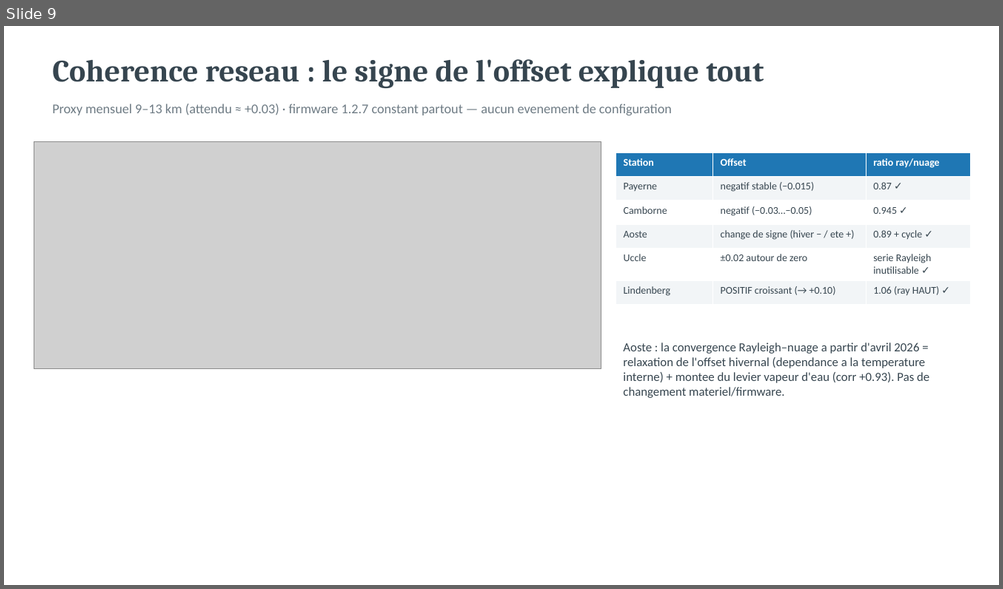
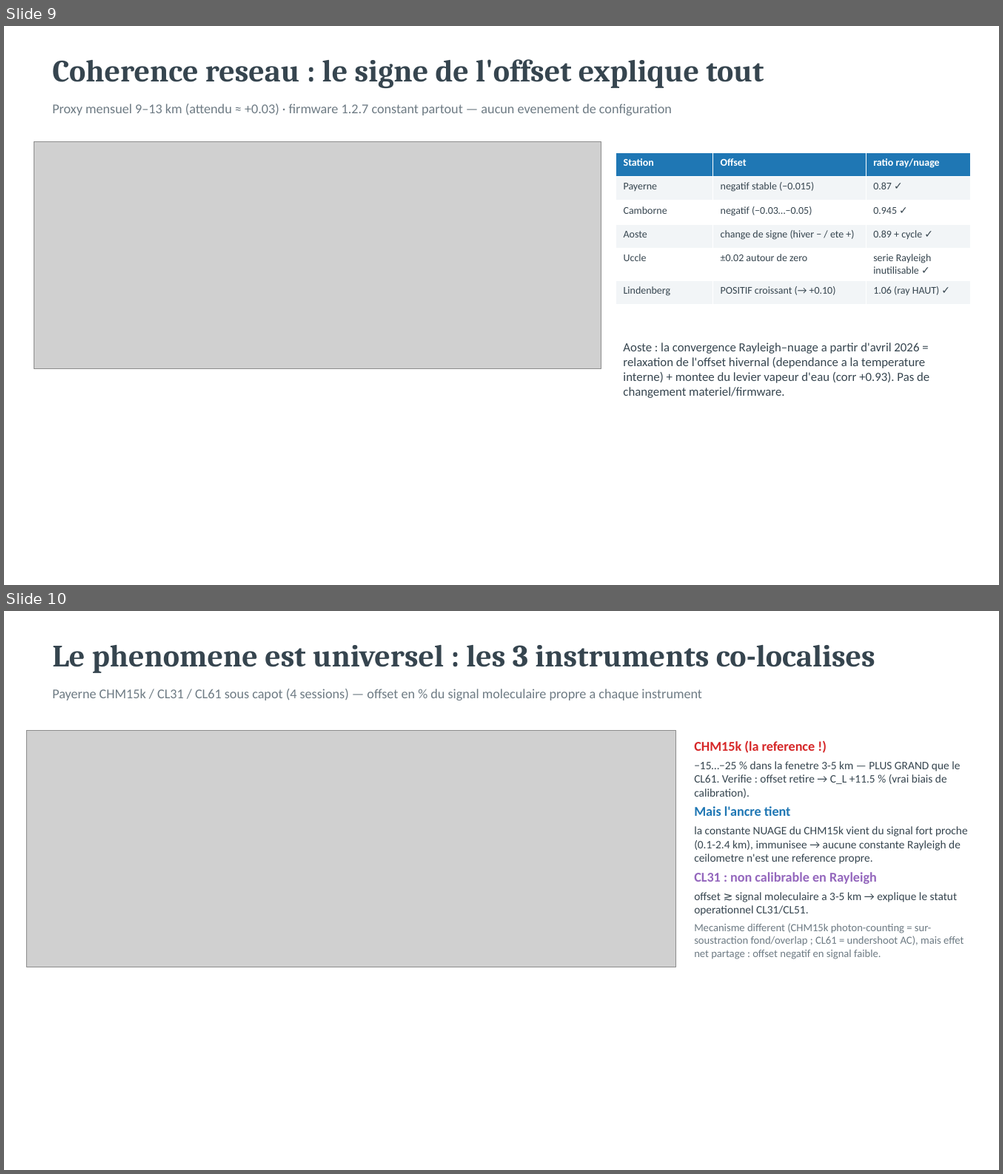
Before and after one commit to MeteoSwiss/ALC_rayleigh_calibration, a slide deck: presentation/CL61_offset_electronique_FR.pptx. Shown one above the other, each under a label of ours: slide 9 before the commit, slides 9 and 10 after it. The pictures are 1003x589 and 1003x1174 pixels, drawn with LibreOffice and Linux fonts; fonts in the diff are those of the drawing; grey boxes stand for pictures. Boxes give left, top, right and bottom in pixels: in the first picture for what was removed or moved away, otherwise in the second. Text is boxed around its words. In the diff, an @@ line names an element or a change of style, - is before the commit and + after.

```diff
--- a/presentation/CL61_offset_electronique_FR.pptx
+++ b/presentation/CL61_offset_electronique_FR.pptx
@@ slide 10 added at [4,611,999,1170], background #FFFFFF @@
@@ text added at [52,644,875,673], 30 pt, text #36454F, bold @@
+Le phenomene est universel : les 3 instruments co-localises
@@ text added at [52,689,702,701], 13 pt, text #6E7B84 @@
+Payerne CHM15k / CL31 / CL61 sous capot (4 sessions) — offset en % du signal moleculaire propre a chaque instrument
@@ picture added at [26,730,675,967] @@
@@ text added at [694,741,967,960], 11 pt, text #36454F @@
+CHM15k (la reference !)
+−15…−25 % dans la fenetre 3-5 km — PLUS GRAND que le CL61. Verifie : offset retire → C_L +11.5 % (vrai biais de calibration).
+Mais l'ancre tient
+la constante NUAGE du CHM15k vient du signal fort proche (0.1-2.4 km), immunisee → aucune constante Rayleigh de ceilometre n'est une reference propre.
+CL31 : non calibrable en Rayleigh
+offset ≳ signal moleculaire a 3-5 km → explique le statut operationnel CL31/CL51.
+Mecanisme different (CHM15k photon-counting = sur-soustraction fond/overlap ; CL61 = undershoot AC), mais effet net partage : offset negatif en signal faible.
```
Also in this commit, not shown: 1 slide changed, 9 other files.
